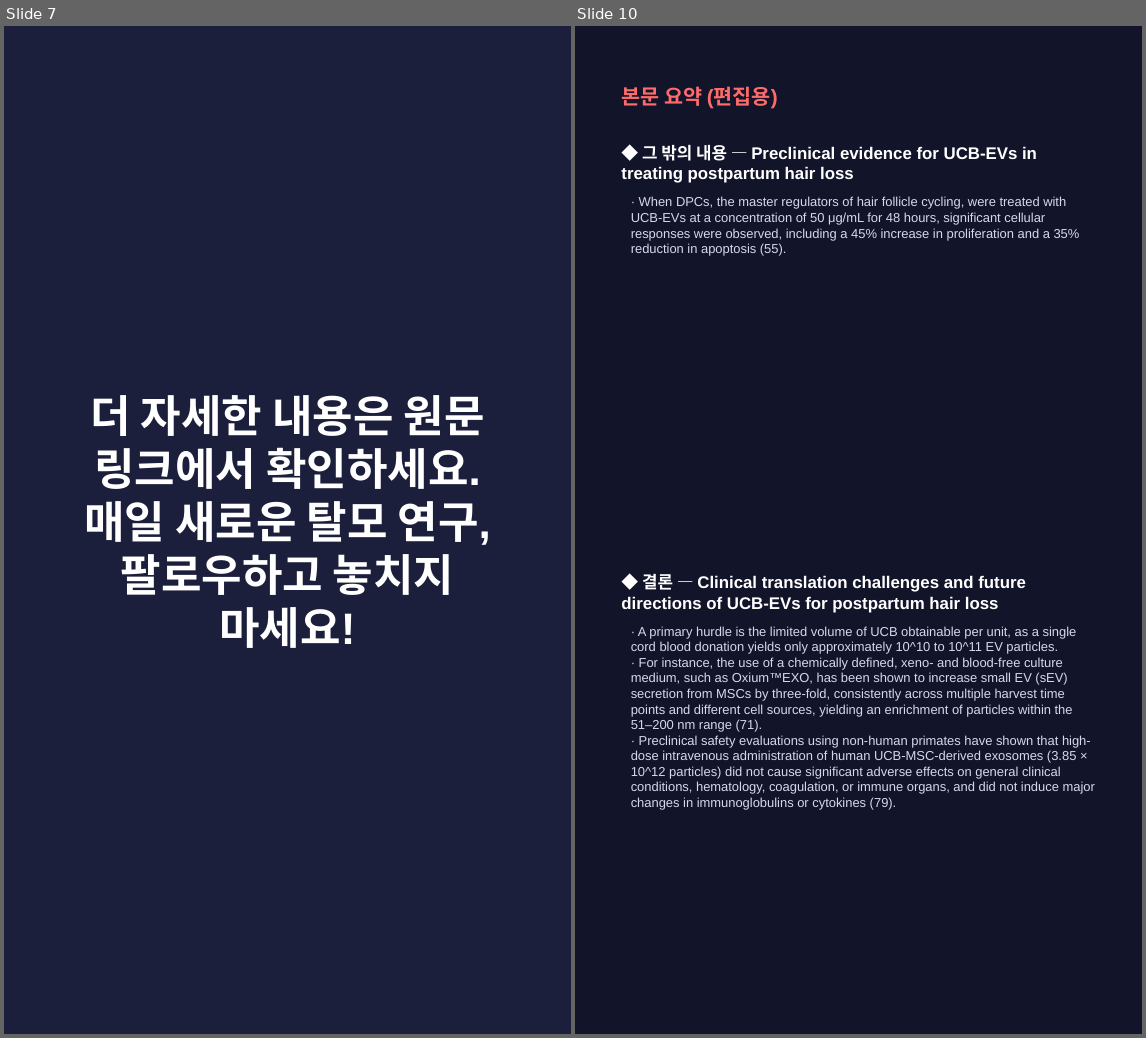
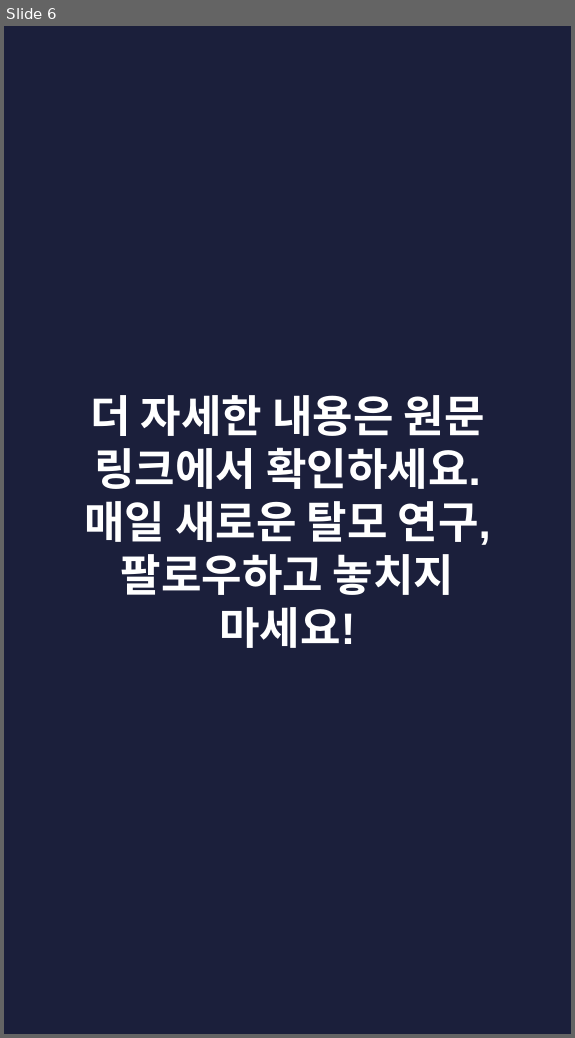
Before and after one commit to hyokang2010-BJ-ANTH/product-builder-test, a slide deck: pwa/data/latest/slides.pptx. Shown side by side, each under a label of ours: slides 7 and 10 before the commit, slide 6 after it; the slides between them are not shown. The pictures are 1146x1038 and 575x1038 pixels, drawn with LibreOffice and Linux fonts; fonts in the diff are those of the drawing. Boxes give left, top, right and bottom in pixels: in the first picture for what was removed or moved away, otherwise in the second. Text is boxed around its words. In the diff, an @@ line names an element or a change of style, - is before the commit and + after.

```diff
--- a/pwa/data/latest/slides.pptx
+++ b/pwa/data/latest/slides.pptx
@@ slide 10 removed at [575,26,1142,1034], background #12142A @@
@@ text removed at [621,86,778,109] @@
-본문 요약 (편집용)
@@ text removed at [621,145,1037,183] @@
-◆ 그 밖의 내용 — Preclinical evidence for UCB-EVs in treating postpartum hair loss
@@ text removed at [631,196,1080,256] @@
-· When DPCs, the master regulators of hair follicle cycling, were treated with UCB-EVs at a concentration of 50 μg/mL for 48 hours, significant cellular responses were observed, including a 45% increase in proliferation and a 35% reduction in apoptosis (55).
@@ text removed at [621,574,1026,613] @@
-◆ 결론 — Clinical translation challenges and future directions of UCB-EVs for postpartum hair loss
@@ text removed at [631,626,1095,810] @@
-· A primary hurdle is the limited volume of UCB obtainable per unit, as a single cord blood donation yields only approximately 10^10 to 10^11 EV particles.
-· For instance, the use of a chemically defined, xeno- and blood-free culture medium, such as Oxium™EXO, has been shown to increase small EV (sEV) secretion from MSCs by three-fold, consistently across multiple harvest time points and different cell sources, yielding an enrichment of particles within the 51–200 nm range (71).
-· Preclinical safety evaluations using non-human primates have shown that high-dose intravenous administration of human UCB-MSC-derived exosomes (3.85 × 10^12 particles) did not cause significant adverse effects on general clinical conditions, hematology, coagulation, or immune organs, and did not induce major changes in immunoglobulins or cytokines (79).
@@ what was slide 7 is now slide 6 @@
```
Also in this commit, not shown: 3 slides changed, 5 slides added, 6 other slides removed, 27 other files.
